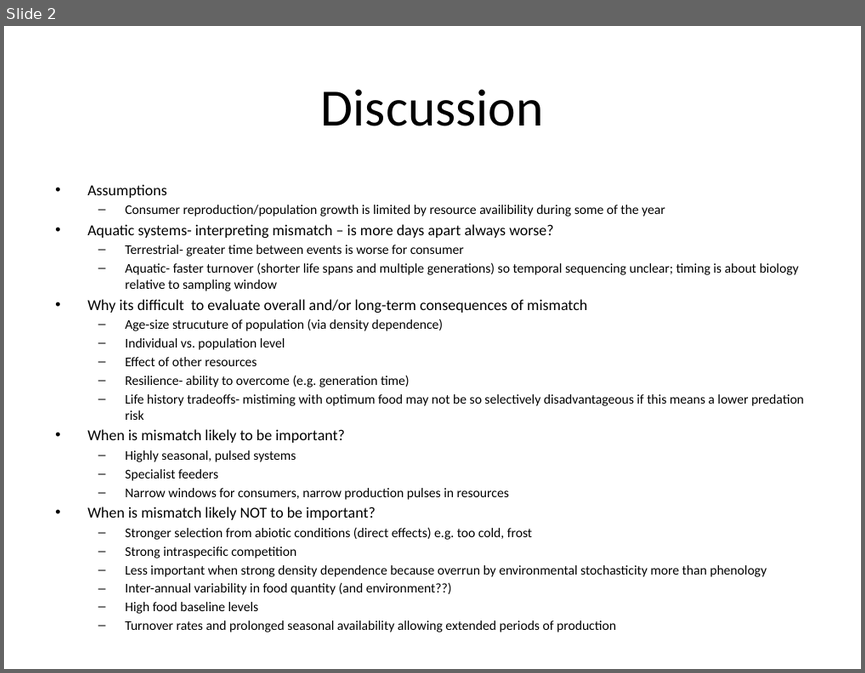
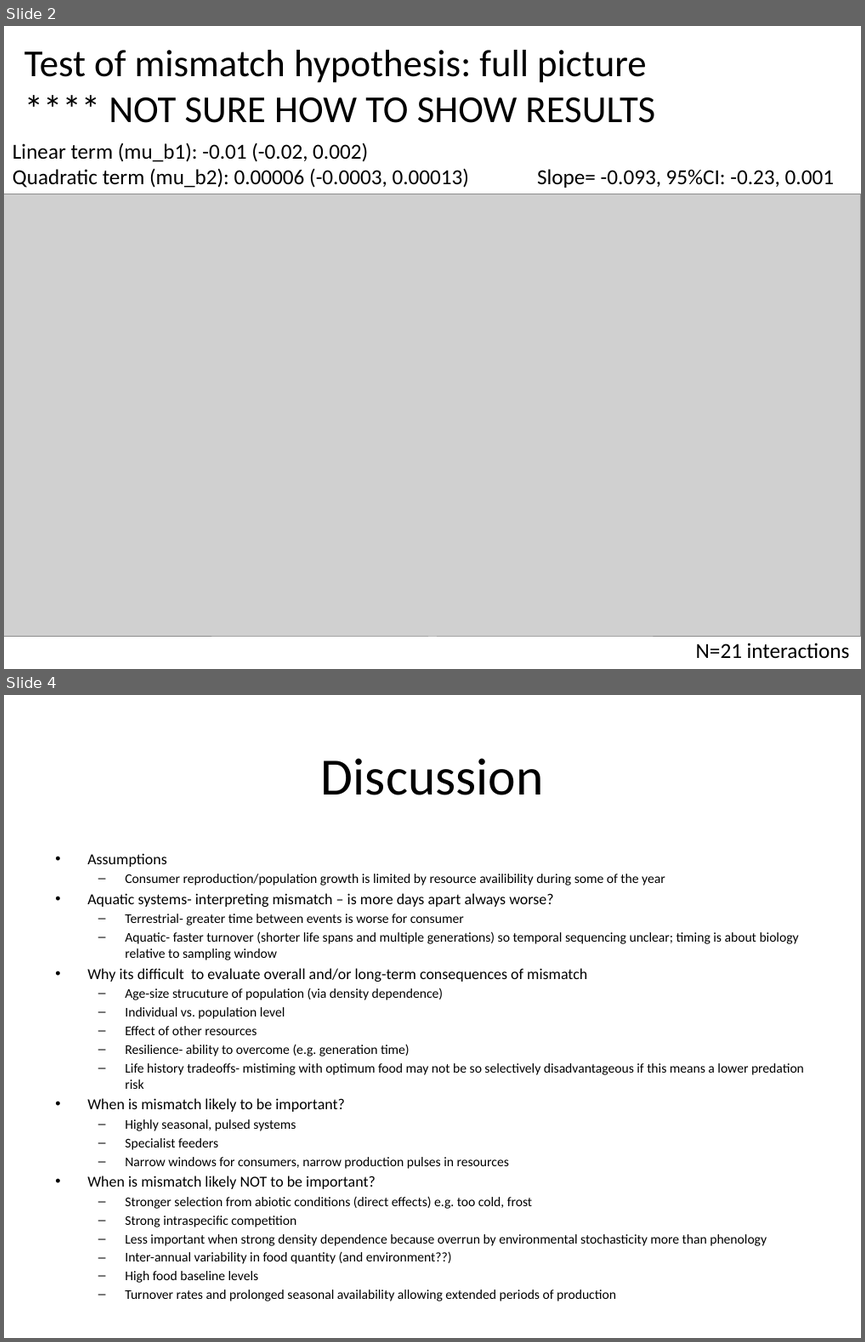
Before and after one commit to kharouba/sync_fitness, a slide deck: ESA_2017_extra.pptx. Shown one above the other, each under a label of ours: slide 2 before the commit, slides 2 and 4 after it; the slides between them are not shown. The pictures are 865x673 and 865x1342 pixels, drawn with LibreOffice and Linux fonts; fonts in the diff are those of the drawing; grey boxes stand for pictures. Boxes give left, top, right and bottom in pixels: in the first picture for what was removed or moved away, otherwise in the second. Text is boxed around its words. In the diff, an @@ line names an element or a change of style, - is before the commit and + after.

```diff
--- a/ESA_2017_extra.pptx
+++ b/ESA_2017_extra.pptx
@@ slide 2 added at <box>4,26,861,669</box>, background #FFFFFF @@
@@ text added at <box>24,50,655,123</box>, 32 pt, text #000000 @@
+Test of mismatch hypothesis: full picture
+**** NOT SURE HOW TO SHOW RESULTS
@@ text added at <box>12,142,469,188</box>, 18 pt, text #000000 @@
+Linear term (mu_b1): -0.01 (-0.02, 0.002)
+Quadratic term (mu_b2): 0.00006 (-0.0003, 0.00013)
@@ text added at <box>537,169,834,188</box>, 18 pt, text #000000 @@
+Slope= -0.093, 95%CI: -0.23, 0.001
@@ picture added at <box>4,194,861,637</box> @@
@@ text added at <box>696,642,850,658</box>, 18 pt, text #000000 @@
+N=21 interactions
@@ what was slide 2 is now slide 4 @@
```
Also in this commit, not shown: 1 other slide added, 21 other files.
